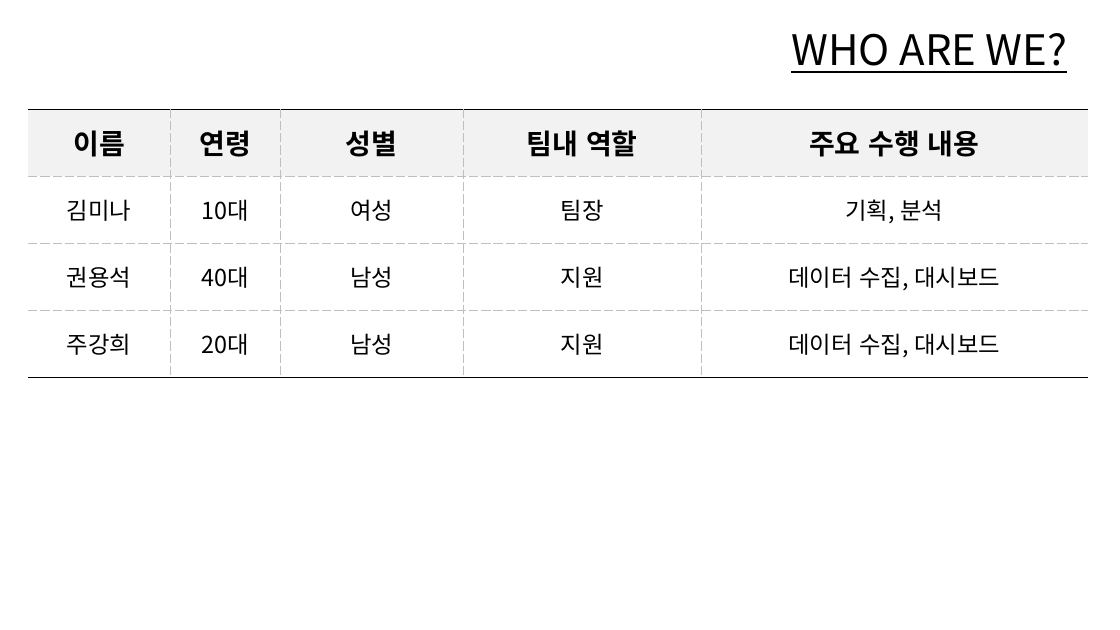
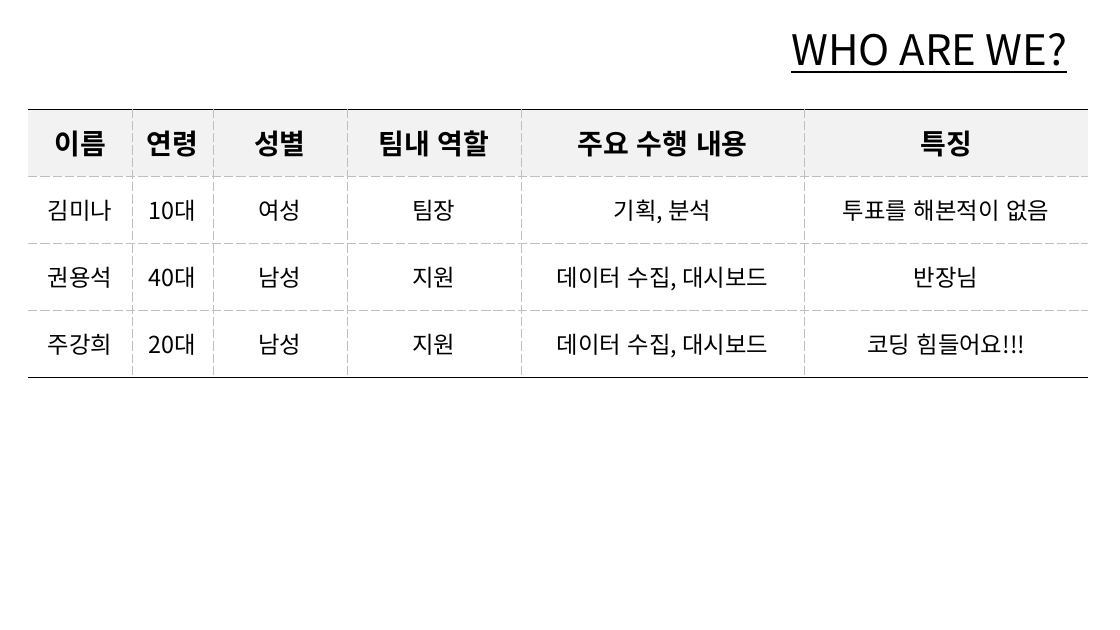
Before and after one commit to dschloe/streamlit-election-analysis, a slide deck: slide 10 of 프레젠테이션1.pptx. Drawn at 1120x630 pixels with LibreOffice and Linux fonts; fonts in the diff are those of the drawing. Boxes give left, top, right and bottom in pixels: in the first picture for what was removed or moved away, otherwise in the second. Text is boxed around its words. In the diff, an @@ line names an element or a change of style, - is before the commit and + after.

```diff
--- a/프레젠테이션1.pptx
+++ b/프레젠테이션1.pptx
@@ table at (x1=28, y1=109, x2=1089, y2=377) @@
+column 6: 특징 | 투표를 해본적이 없음 | 반장님 | 코딩 힘들어요!!!
```
Also in this commit, not shown: 2 other slides changed, 12 slides added, 14 other files.
